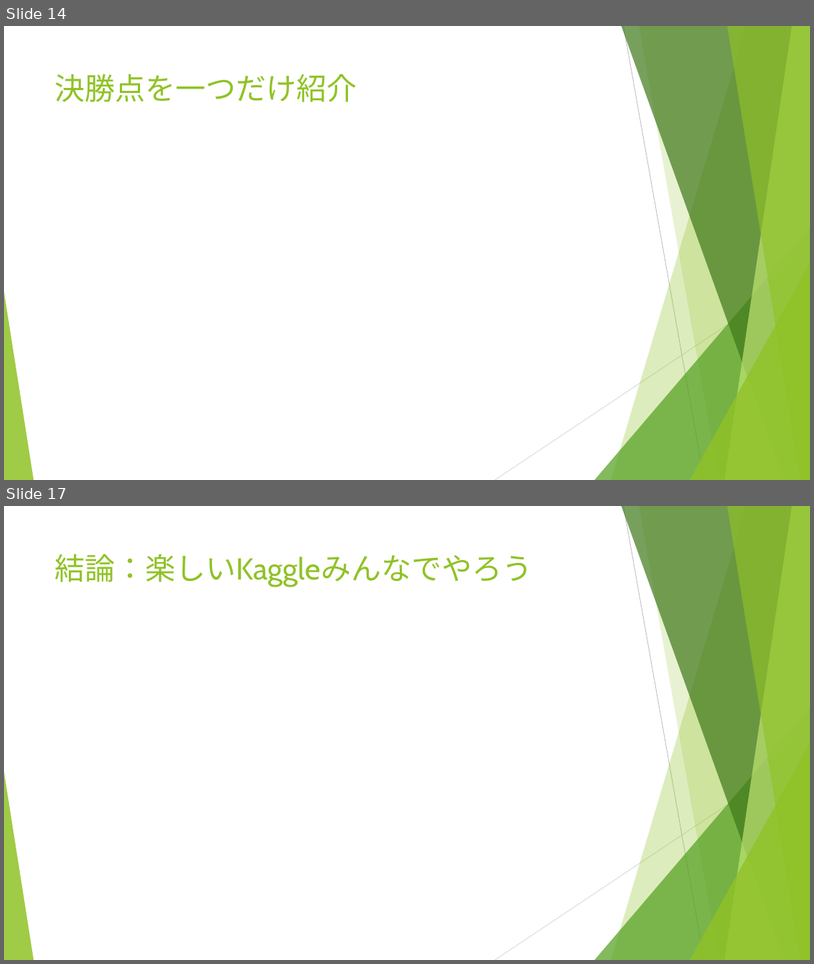
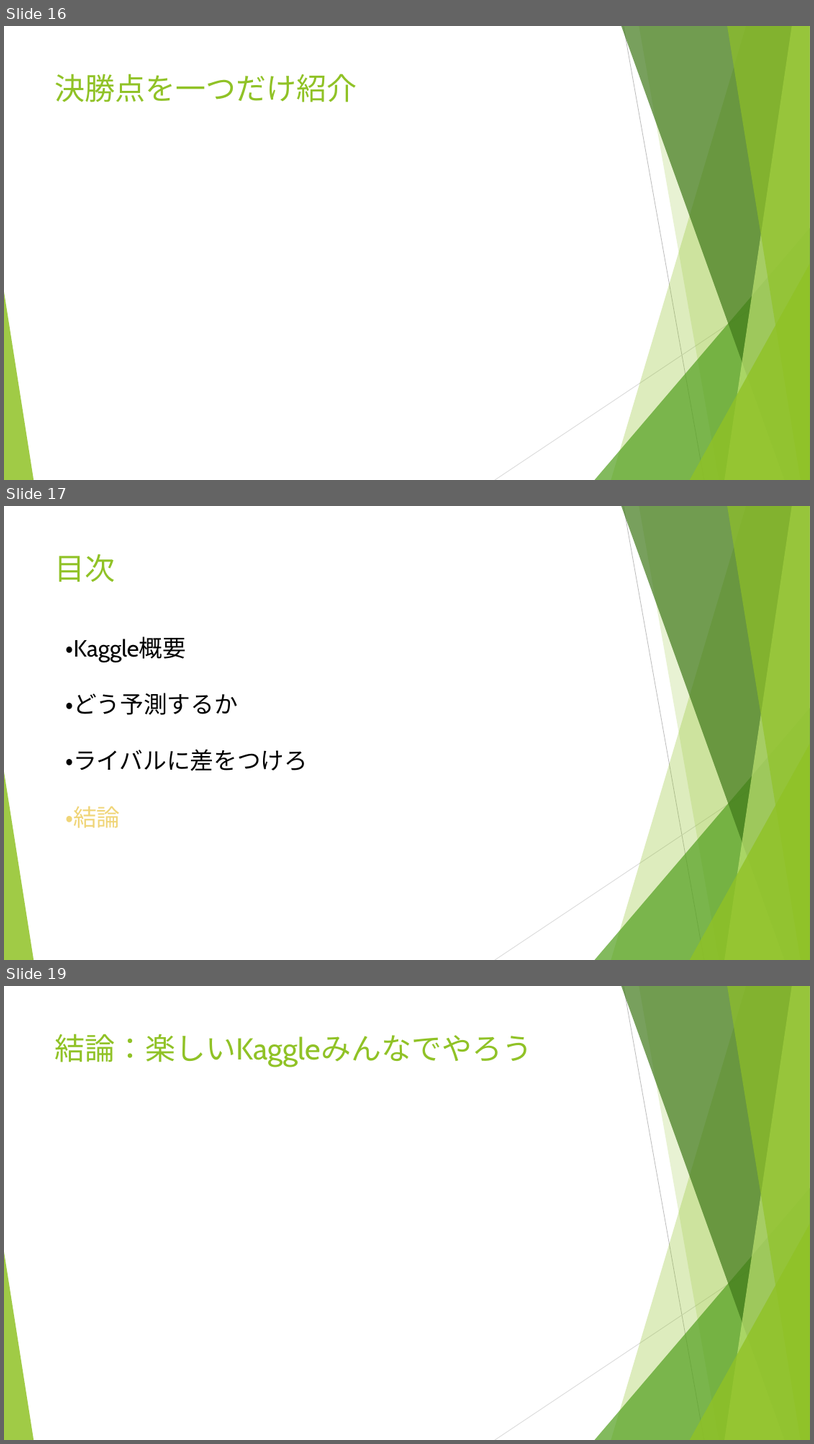
Before and after one commit to backonhighway/kaggle_recruit, a slide deck: 猫でもわかるKaggle.pptx. Shown one above the other, each under a label of ours: slides 14 and 17 before the commit, slides 16, 17 and 19 after it; the slides between them are not shown. The pictures are 814x964 and 814x1444 pixels, drawn with LibreOffice and Linux fonts; fonts in the diff are those of the drawing. Boxes give left, top, right and bottom in pixels: in the first picture for what was removed or moved away, otherwise in the second. Text is boxed around its words. In the diff, an @@ line names an element or a change of style, - is before the commit and + after.

```diff
--- a/猫でもわかるKaggle.pptx
+++ b/猫でもわかるKaggle.pptx
@@ slide 17 added at (x1=4, y1=506, x2=810, y2=960), background #FFFFFF; not listed: 10 template elements that a slide beside it also shows @@
@@ title added at (x1=55, y1=554, x2=116, y2=582), 36 pt, text #90C226 @@
+目次
@@ text added at (x1=65, y1=636, x2=308, y2=828), 28 pt, text #000000 @@
+・Kaggle概要
+・どう予測するか
+・ライバルに差をつけろ
+・結論
@@ what was slide 14 is now slide 16 @@
@@ what was slide 17 is now slide 19 @@
```
Also in this commit, not shown: 5 slides changed, 4 other slides added, 3 slides removed.
